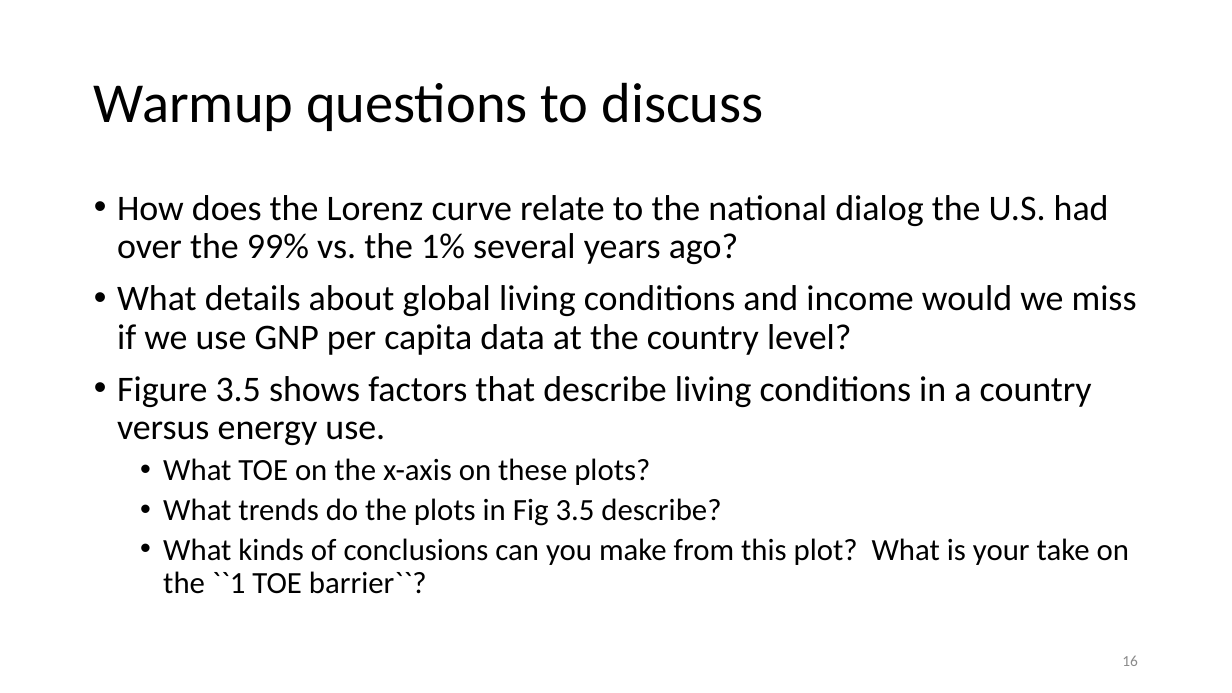
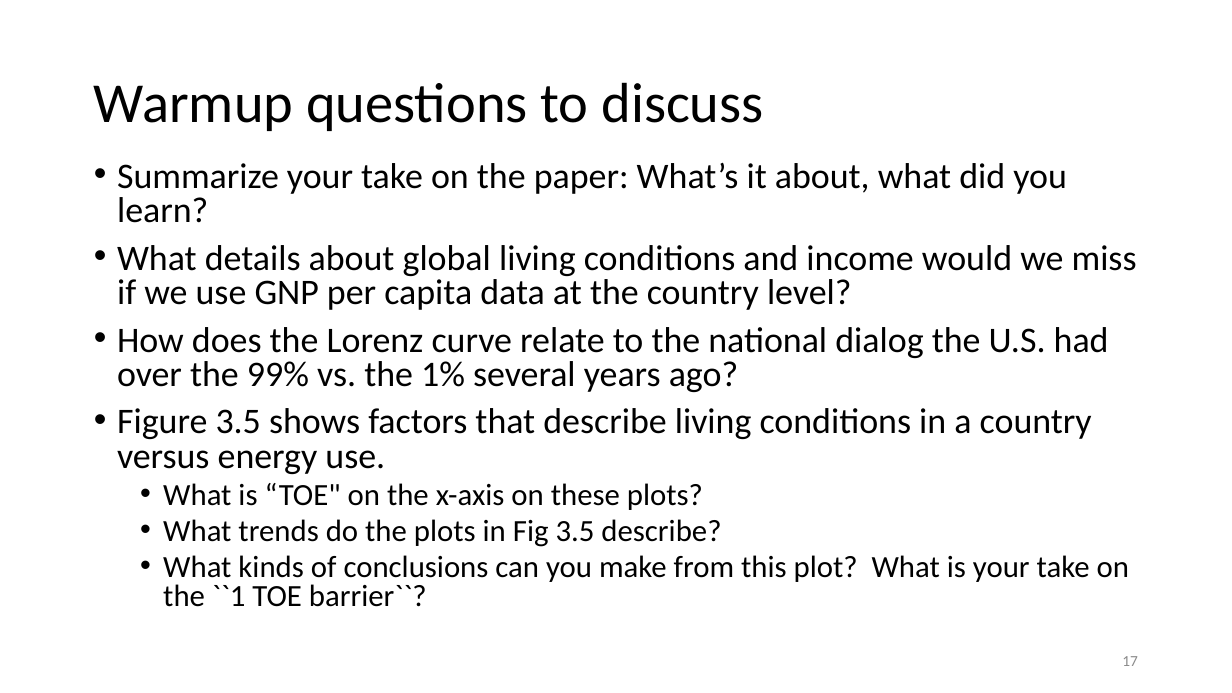
Before and after one commit to joshasuncion/ER-190C, a slide deck: slide 17 of lecture/Lecture 6 Sept 11/6 Data Cleaning, EDA and Energy.pptx (slide 16 before the commit). Drawn at 1232x693 pixels with LibreOffice and Linux fonts; fonts in the diff are those of the drawing. Boxes give left, top, right and bottom in pixels: in the first picture for what was removed or moved away, otherwise in the second. Text is boxed around its words. In the diff, an @@ line names an element or a change of style, - is before the commit and + after.

```diff
--- a/lecture/Lecture 6 Sept 11/6 Data Cleaning, EDA and Energy.pptx
+++ b/lecture/Lecture 6 Sept 11/6 Data Cleaning, EDA and Energy.pptx
@@ text "Summarize your take on the ...": place and size @@
-text "Summarize your take on the ..." at (117, 195, 1137, 594)
+text "Summarize your take on the ..." at (117, 162, 1137, 607)
@@ text at (117, 162, 1137, 310): paragraphs added @@
+• Summarize your take on the paper: What’s it about, what did you learn?
+• What details about global living conditions and income would we miss if we use GNP per capita data at the country level?
@@ text at (117, 285, 1137, 355): paragraph removed @@
-• What details about global living conditions and income would we miss if we use GNP per capita data at the country level?
@@ text at (117, 327, 1129, 607): line spacing 0.9 to 0.8 @@
@@ text at (163, 483, 703, 510): text changed @@
-  • What TOE on the x-axis on these plots?
+  • What is “TOE" on the x-axis on these plots?
@@ page number at (1122, 656, 1138, 666): text changed @@
-16
+17
```
Also in this commit, not shown: 8 other slides changed, 1 slide added, 1 slide removed, 3 other files.
